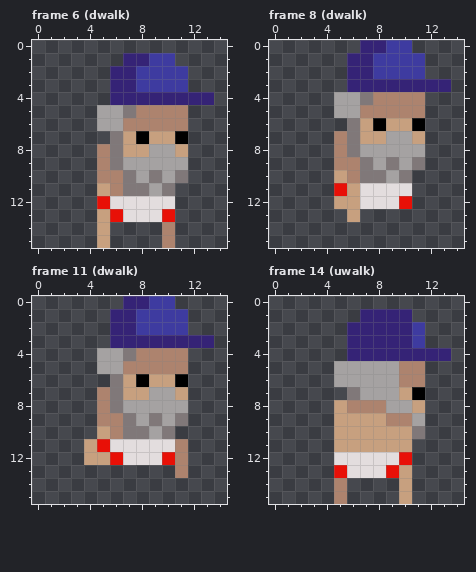
File history of a pixel-art file, assets/redneck_gunner.ase. Above is the file before it was changed.
15x16 pixels, 19 frames. Shown: frame 6 (dwalk), frame 8 (dwalk), frame 11 (dwalk), frame 14 (uwalk). The commit also changed other frames, which this record leaves out.
Now the later version:
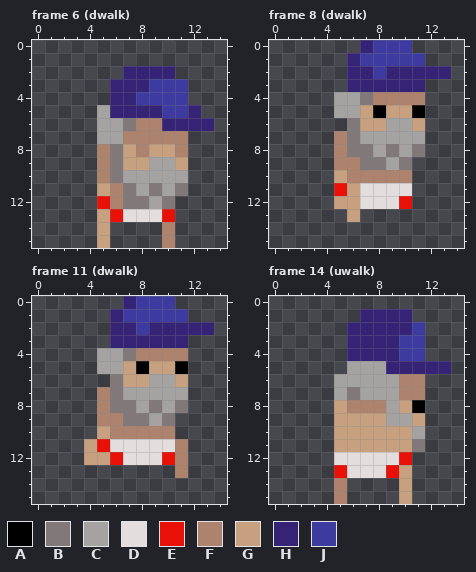
Palette (. is transparent): A #000000  B #807879  C #a5a2a2  D #e3ddde  E #e81007  F #ad836e  G #c7a07f  H #352376  J #3e3ba0
Edits made:
Frame 6 (dwalk):
The author put colour B in row 11 at x 11.
Colour C becomes colour B in row 11 at x 9.
Colour D becomes colour B in row 12 at x 7 to 8 and 10.
Colour F becomes colour B in row 6 at x 7; in row 10 at x 6.
The author put colour C in row 7 at x 5.
Colour B becomes colour C in row 7 at x 6; in row 10 at x 7, 9 and 11; in row 11 at x 8 and 10.
Colour D becomes colour C in row 12 at x 9.
Colour A becomes colour F in row 7 at x 8 and 11.
Colour D becomes colour F in row 12 at x 6.
Colour G becomes colour F in row 7 at x 7 and 9 to 10; in row 8 at x 8 and 11.
Colour C becomes colour G in row 8 at x 9 to 10; in row 9 at x 7 to 8 and 11.
The author put colour H in row 5 at x 12; in row 6 at x 12 to 13.
Colour B becomes colour H in row 5 at x 7.
Colour C becomes colour H in row 5 at x 6.
Colour F becomes colour H in row 5 at x 8 to 9; in row 6 at x 10 to 11.
Colour J becomes colour H in row 2 at x 8 to 10; in row 3 at x 8.
Colour F becomes colour J in row 5 at x 10 to 11.
Colour H becomes colour J in row 4 at x 8 to 11.
The edit erases colour H in row 1 at x 7 to 8; in row 2 at x 6; in row 4 at x 12 to 13.
The edit erases colour J in row 1 at x 9 to 10; in row 2 at x 11.
Frame 8 (dwalk):
Colour F becomes colour A in row 5 at x 8 and 11.
Colour C becomes colour B in row 8 at x 7, 9 and 11; in row 9 at x 8 and 10.
Colour B becomes colour C in row 9 at x 9.
Colour G becomes colour C in row 6 at x 9 to 10; in row 7 at x 7 to 8 and 11.
Colour B becomes colour F in row 10 at x 7 to 8 and 10.
Colour C becomes colour F in row 10 at x 9.
Colour A becomes colour G in row 6 at x 8 and 11.
Colour F becomes colour G in row 5 at x 7 and 9 to 10.
The author put colour H in row 2 at x 12 to 13.
Colour J becomes colour H in row 2 at x 9 to 11.
Colour H becomes colour J in row 0 at x 8; in row 1 at x 7.
The edit erases colour B in row 9 at x 11.
The edit erases colour H in row 3 at x 12 to 13.
Frame 11 (dwalk): the same change as frame 8 (dwalk)
Frame 14 (uwalk):
Colour G becomes colour A in row 8 at x 11.
The author put colour B in row 11 at x 11.
The author put colour C in row 7 at x 5.
Colour B becomes colour C in row 10 at x 11.
Colour F becomes colour C in row 9 at x 9 to 10.
Colour A becomes colour F in row 7 at x 11.
Colour G becomes colour F in row 7 at x 10.
Colour C becomes colour G in row 8 at x 10; in row 9 at x 11.
The author put colour H in row 5 at x 12 to 13.
Colour C becomes colour H in row 5 at x 9.
Colour F becomes colour H in row 5 at x 10 to 11.
Colour H becomes colour J in row 3 at x 10; in row 4 at x 10 to 11.
The edit erases colour C in row 5 at x 5.
The edit erases colour H in row 4 at x 12 to 13.
Boxes around the changes in both pictures, in picture pixels (x1, y1, x2, y2):
changed: (97, 53, 214, 209)
changed: (360, 40, 451, 183)
changed: (123, 296, 214, 439)
changed: (386, 335, 451, 452)
changed: (334, 361, 347, 400)
